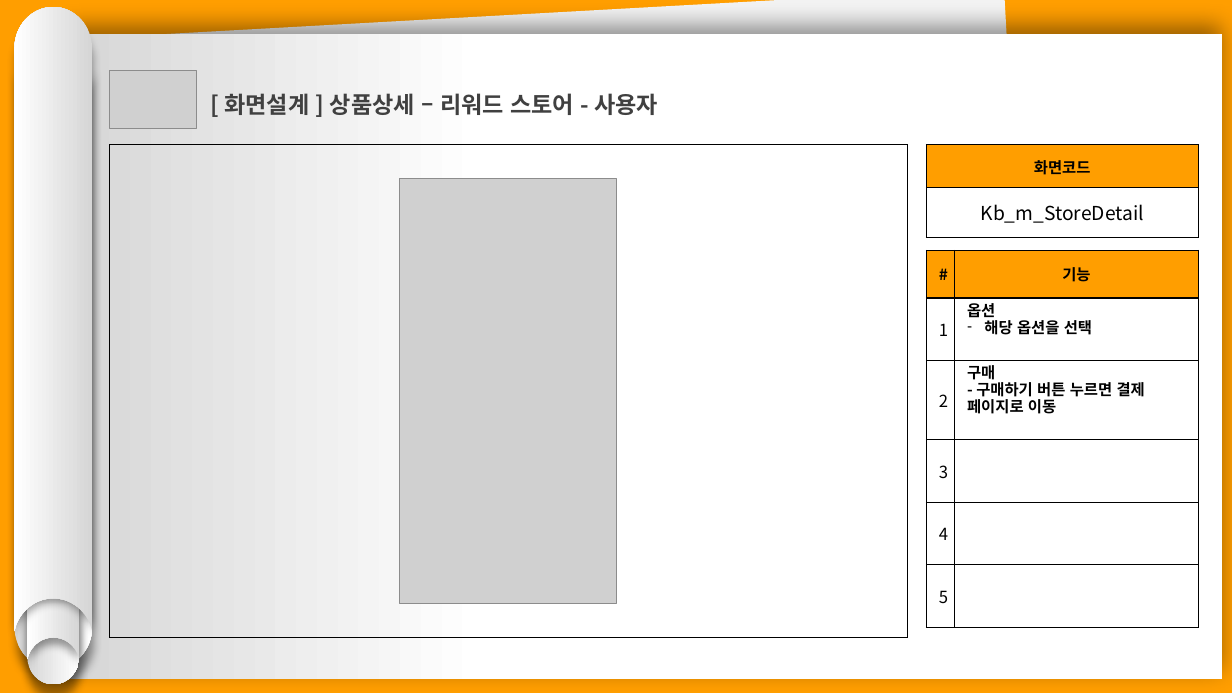
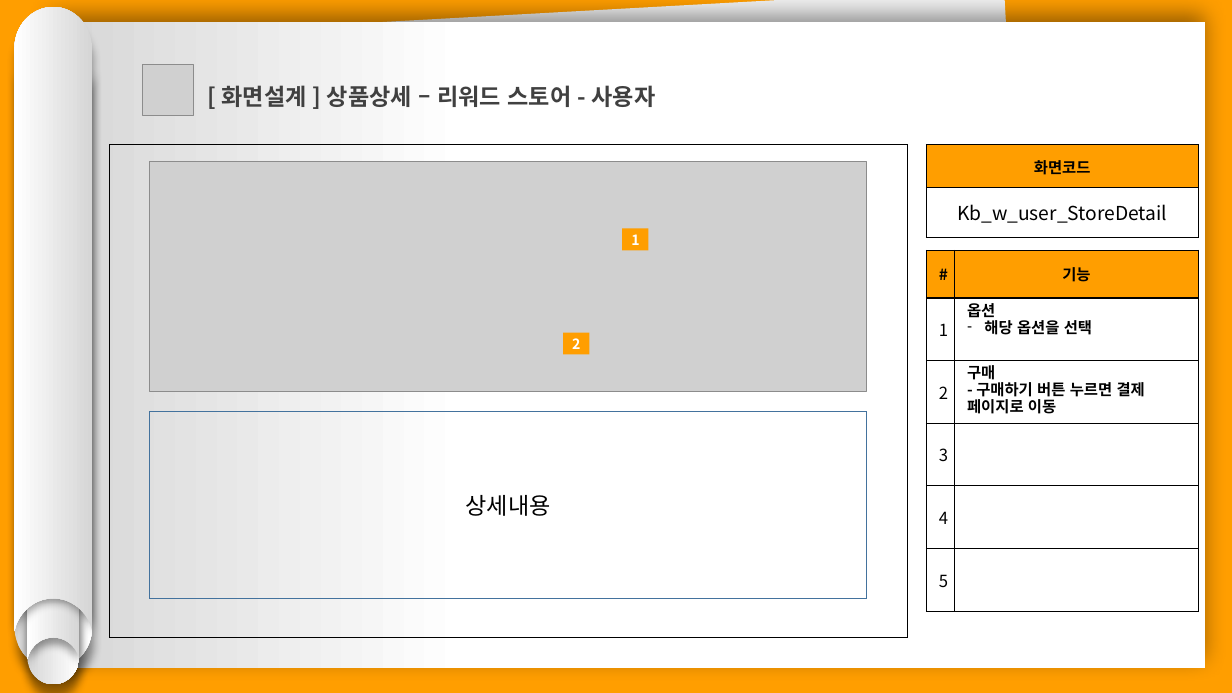
Before and after one commit to hhsw07/ezen-academy-projects, a slide deck: slide 4 of 0 발표용 파워포인트/0608 5차발표/0608 project06 - 파워포인트 - 기범.pptx (slide 15 before the commit). Drawn at 1232x693 pixels with LibreOffice and Linux fonts; fonts in the diff are those of the drawing; grey boxes stand for pictures. Boxes give left, top, right and bottom in pixels: in the first picture for what was removed or moved away, otherwise in the second. Text is boxed around its words. In the diff, an @@ line names an element or a change of style, - is before the commit and + after.

```diff
--- a/0 발표용 파워포인트/0608 5차발표/0608 project06 - 파워포인트 - 기범.pptx
+++ b/0 발표용 파워포인트/0608 5차발표/0608 project06 - 파워포인트 - 기범.pptx
@@ rectangle: place and size @@
-rectangle at [67, 33, 1223, 679]
+rectangle at [51, 22, 1206, 668]
@@ picture removed at [109, 70, 196, 128] @@
@@ picture added at [143, 65, 194, 116] @@
@@ text "[ 화면설계 ] 상품상세 – ...": place and size @@
-text "[ 화면설계 ] 상품상세 – ..." at [224, 93, 658, 115]
+text "[ 화면설계 ] 상품상세 – ..." at [222, 85, 656, 107]
@@ table at [927, 145, 1199, 238] @@
-row 2, column 1: Kb_m_StoreDetail
+row 2, column 1: Kb_w_user_StoreDetail
@@ picture: place and size @@
-picture at [400, 178, 616, 604]
+picture at [150, 162, 867, 392]
@@ rectangle added at [622, 228, 648, 250], fill #FF9E00, 11 pt, text #FFFFFF, bold @@
+1
@@ table: place and size @@
-table at [927, 250, 1199, 628]
+table at [927, 250, 1199, 611]
@@ rectangle added at [563, 333, 589, 355], fill #FF9E00, 11 pt, text #FFFFFF, bold @@
+2
@@ rectangle added at [150, 411, 867, 599], outline #43739E 1 pt, 18 pt, text #000000 @@
+상세내용
```
Also in this commit, not shown: 12 other slides changed, 3 slides removed.
